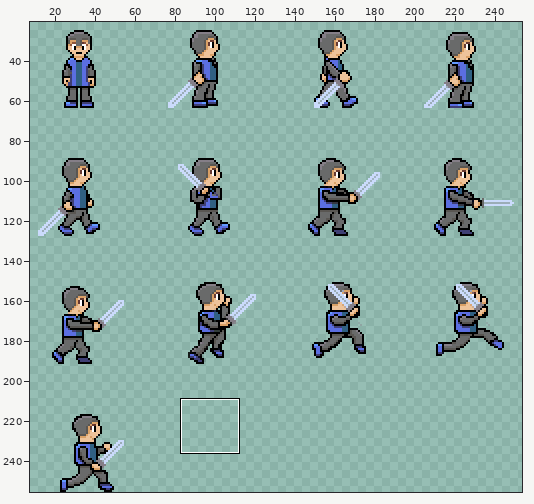
One commit to this sprite sheet: Assets/Sprites/Characters/player_spritesheet.png. Above: a wide view before the commit, with the close-up outlined.
Close-up. As it was:
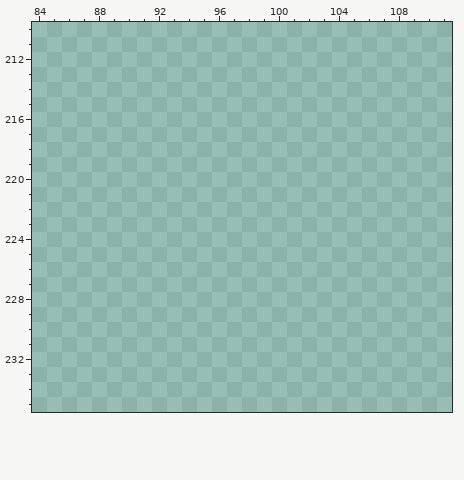
The file is 256x256 pixels. Pixels under 10% opacity are left out. Colours within 5 levels of each other are drawn and written as one. Shown: x 84..111, y 210..235. The wide view leaves out empty margins.
After:
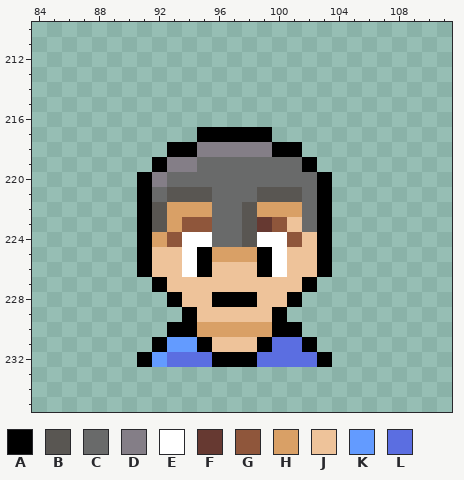
Palette (. is transparent): A #000000  B #595652  C #696a6a  D #847e87  E #ffffff  F #663931  G #8f563b  H #d9a066  J #eec39a  K #639bff  L #5b6ee1
Edits made:
Colour A now appears in row 217 at x 95 to 99; in row 218 at x 93 to 94 and 100 to 101; in row 219 at x 92 and 102; in rows 220 to 224 at x 91 and 103; in rows 225 to 226 at x 91, 95, 99 and 103; in row 227 at x 92 and 102.
Colour A now appears in row 228 at x 93, 96 to 98 and 101; in row 229 at x 94 and 100; in row 230 at x 93 to 94 and 100 to 101; in row 231 at x 92, 95, 99 and 102; in row 232 at x 91, 96 to 98 and 103.
Colour B now appears in row 221 at x 93 to 95 and 99 to 101; in rows 222 to 223 at x 92 and 98; in row 224 at x 98.
Colour C now appears in row 219 at x 95 to 101; in row 220 at x 93 to 102; in row 221 at x 92, 96 to 98 and 102; in rows 222 to 223 at x 96 to 97 and 102; in row 224 at x 96 to 97.
Colour D now appears in row 218 at x 95 to 99; in row 219 at x 93 to 94; in row 220 at x 92.
Colour E now appears in row 224 at x 94 to 95 and 99 to 100; in rows 225 to 226 at x 94 and 100.
Colour F now appears in row 223 at x 99.
Colour G now appears in row 223 at x 94 to 95 and 100; in row 224 at x 93 and 101.
Colour H now appears in row 222 at x 93 to 95 and 99 to 101; in row 223 at x 93; in row 224 at x 92; in row 225 at x 96 to 98; in row 230 at x 95 to 99.
Colour J now appears in row 223 at x 101; in row 224 at x 102; in row 225 at x 92 to 93 and 101 to 102; in row 226 at x 92 to 93, 96 to 98 and 101 to 102; in row 227 at x 93 to 101; in row 228 at x 94 to 95 and 99 to 100.
Colour J now appears in row 229 at x 95 to 99; in row 231 at x 96 to 98.
Colour K now appears in row 231 at x 93 to 94; in row 232 at x 92.
Colour L now appears in row 231 at x 100 to 101; in row 232 at x 93 to 95 and 99 to 102.
Pixel boxes of the changes (left, top, right, bottom) in both close-ups:
added: (137, 127, 332, 367)
